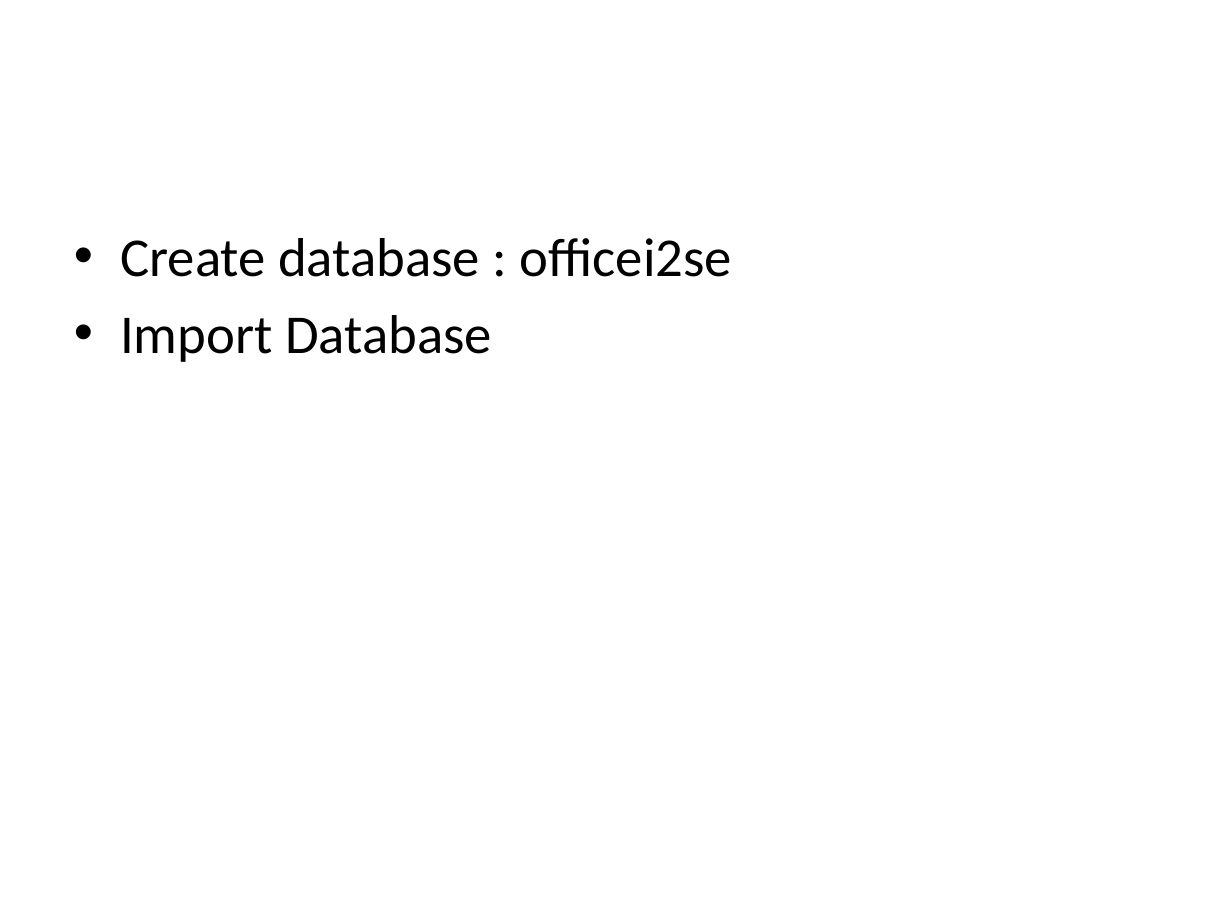
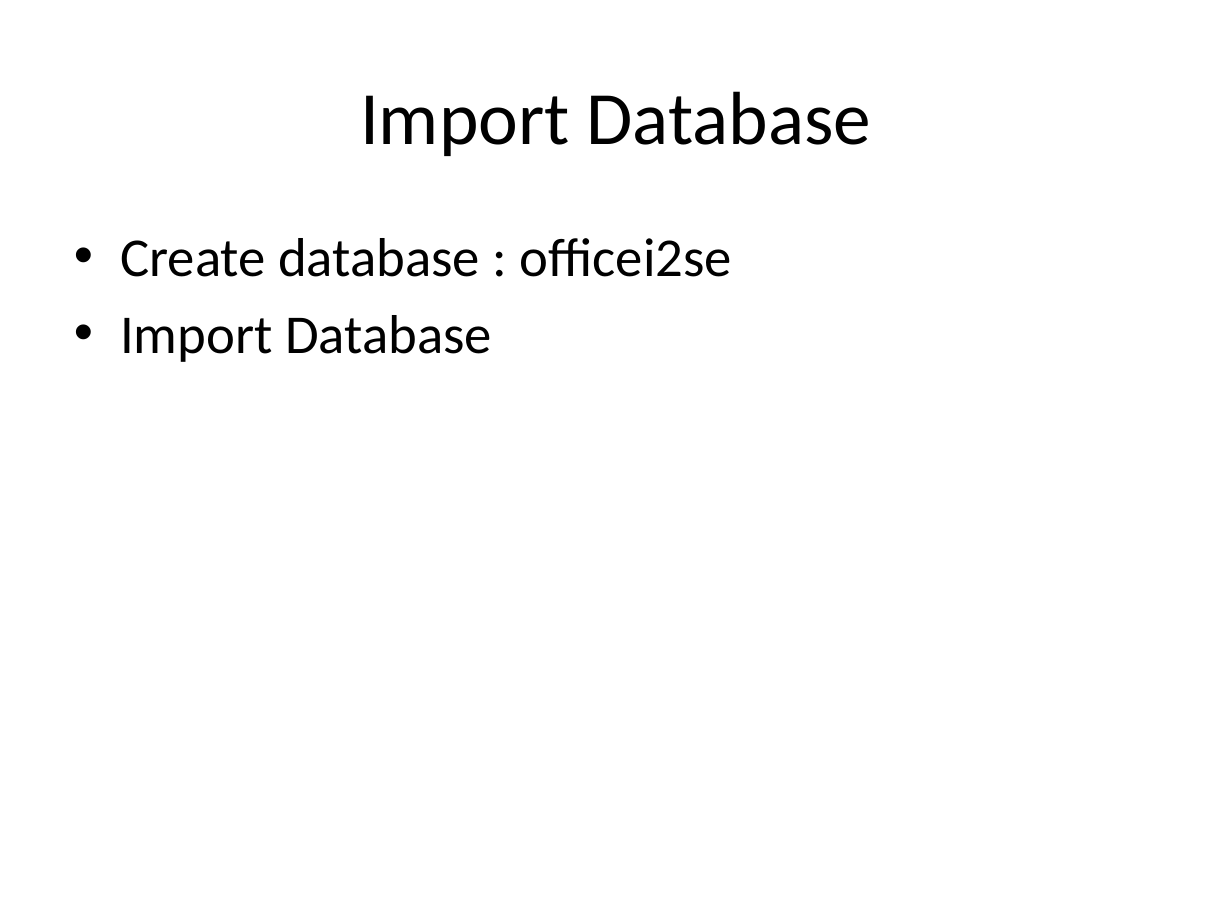
Before and after one commit to CapstoneTeam11/Document, a slide deck: slide 17 of Setup-Enviroment.pptx. Drawn at 1232x924 pixels with LibreOffice and Linux fonts; fonts in the diff are those of the drawing. Boxes give left, top, right and bottom in pixels: in the first picture for what was removed or moved away, otherwise in the second. Text is boxed around its words. In the diff, an @@ line names an element or a change of style, - is before the commit and + after.

```diff
--- a/Setup-Enviroment.pptx
+++ b/Setup-Enviroment.pptx
@@ title added at (360, 91, 871, 156), 44 pt, text #000000 @@
+Import Database
```
Also in this commit, not shown: 4 other slides changed, 5 slides added, 5 slides removed, 2 other files.
